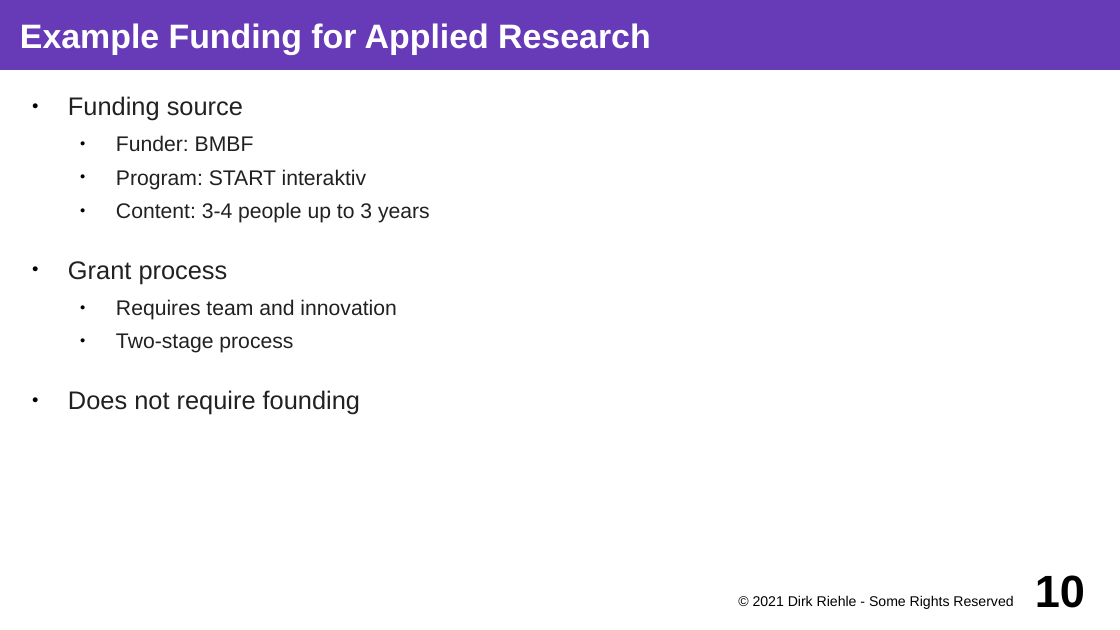
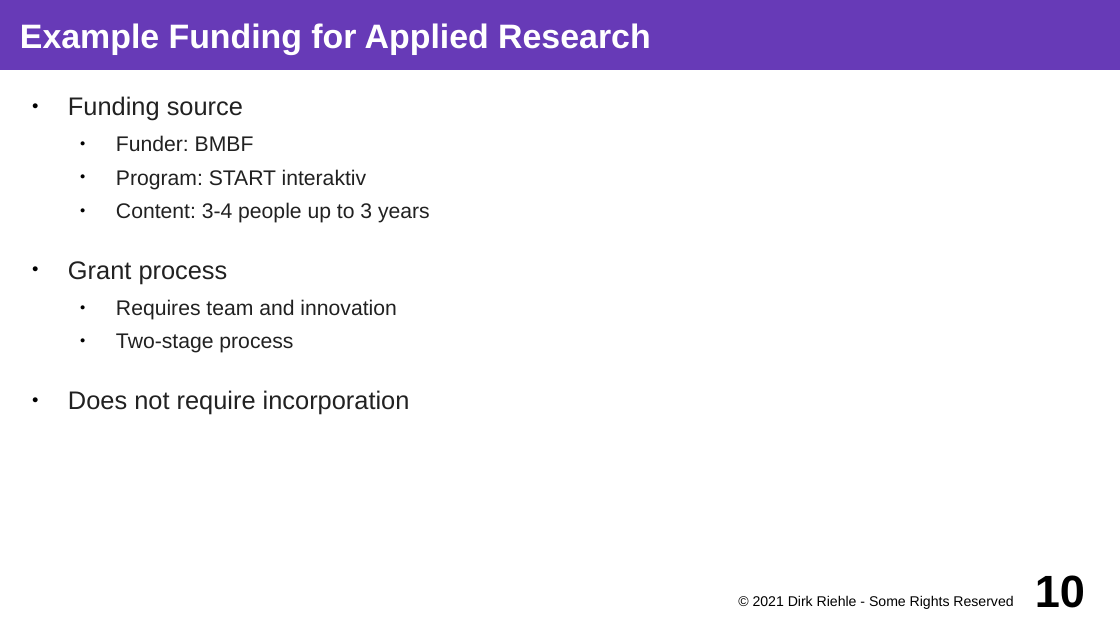
Before and after one commit to dirkriehle/coss-course, a slide deck: slide 10 of Lecture slides/COSS D03 - University Spin-offs.odp. Drawn at 1120x630 pixels with LibreOffice and Linux fonts; fonts in the diff are those of the drawing. Boxes give left, top, right and bottom in pixels: in the first picture for what was removed or moved away, otherwise in the second. Text is boxed around its words. In the diff, an @@ line names an element or a change of style, - is before the commit and + after.

```diff
--- a/Lecture slides/COSS D03 - University Spin-offs.odp
+++ b/Lecture slides/COSS D03 - University Spin-offs.odp
@@ text at <box>68,390,410,414</box>: text changed @@
-● Does not require founding
+● Does not require incorporation
```
Also in this commit, not shown: 7 other slides changed, 5 other files.
